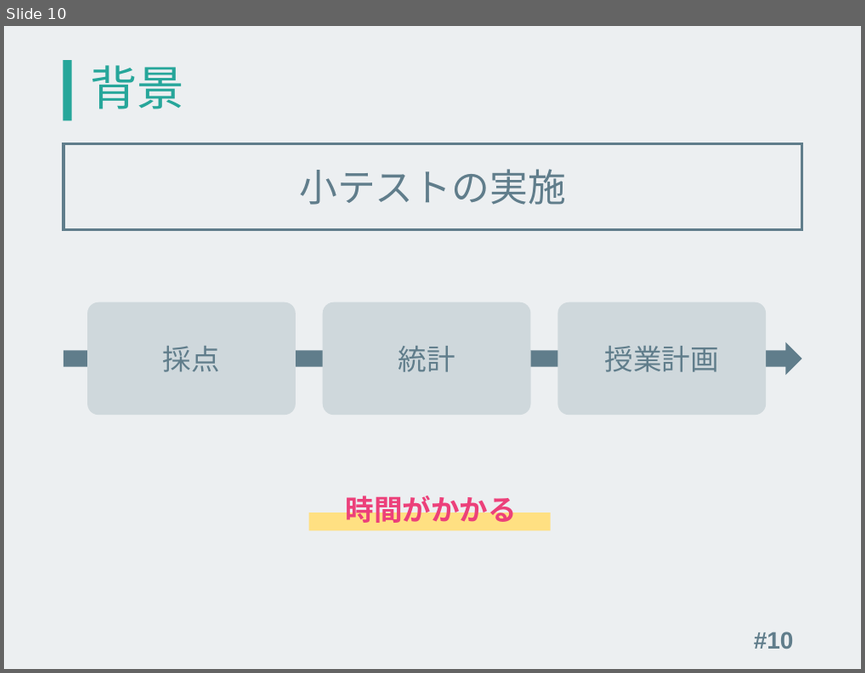
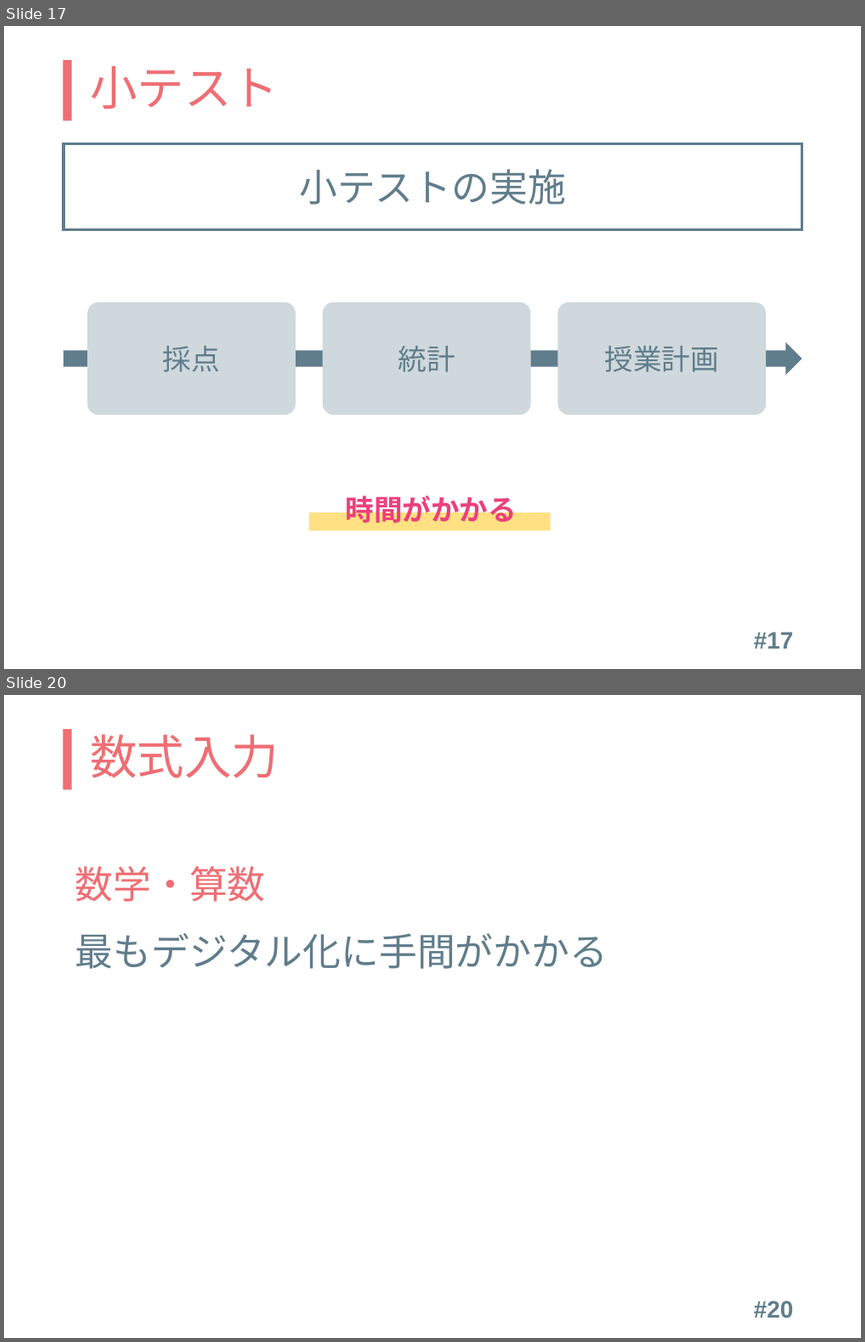
Before and after one commit to kinc-shinshu/smat-presentation, a slide deck: slide.pptx. Shown one above the other, each under a label of ours: slide 10 before the commit, slides 17 and 20 after it; the slides between them are not shown. The pictures are 865x673 and 865x1342 pixels, drawn with LibreOffice and Linux fonts; fonts in the diff are those of the drawing. Boxes give left, top, right and bottom in pixels: in the first picture for what was removed or moved away, otherwise in the second. Text is boxed around its words. In the diff, an @@ line names an element or a change of style, - is before the commit and + after.

```diff
--- a/slide.pptx
+++ b/slide.pptx
@@ slide 20 added at <box>4,695,861,1338</box>, background #FFFFFF; not listed: 1 template element that a slide beside it also shows @@
@@ title added at <box>91,734,279,778</box>, 39.6 pt, text #EE6E73 @@
+数式入力
@@ text added at <box>75,866,266,902</box>, 32 pt, text #EE6E73 @@
+数学・算数
@@ text added at <box>75,933,608,969</box>, 32 pt, text #607D8B @@
+最もデジタル化に手間がかかる
@@ page number added at <box>754,1300,794,1318</box>, 20 pt, text #607D8B, bold @@
+#20
@@ what was slide 10 is now slide 17 @@
@@ slide 17 changed as well @@
@@ background #ECEFF1 to #FFFFFF @@
@@ rectangle at <box>64,60,72,121</box>: fill #26A69A to #EE6E73 @@
@@ title at <box>91,66,279,109</box>: text changed; text colour #26A69A to #EE6E73 @@
-背景
+小テスト
@@ page number at <box>754,631,794,648</box>: text changed @@
-#10
+#17
```
Also in this commit, not shown: 10 other slides changed, 15 other slides added, 15 slides removed, 1 other file.
